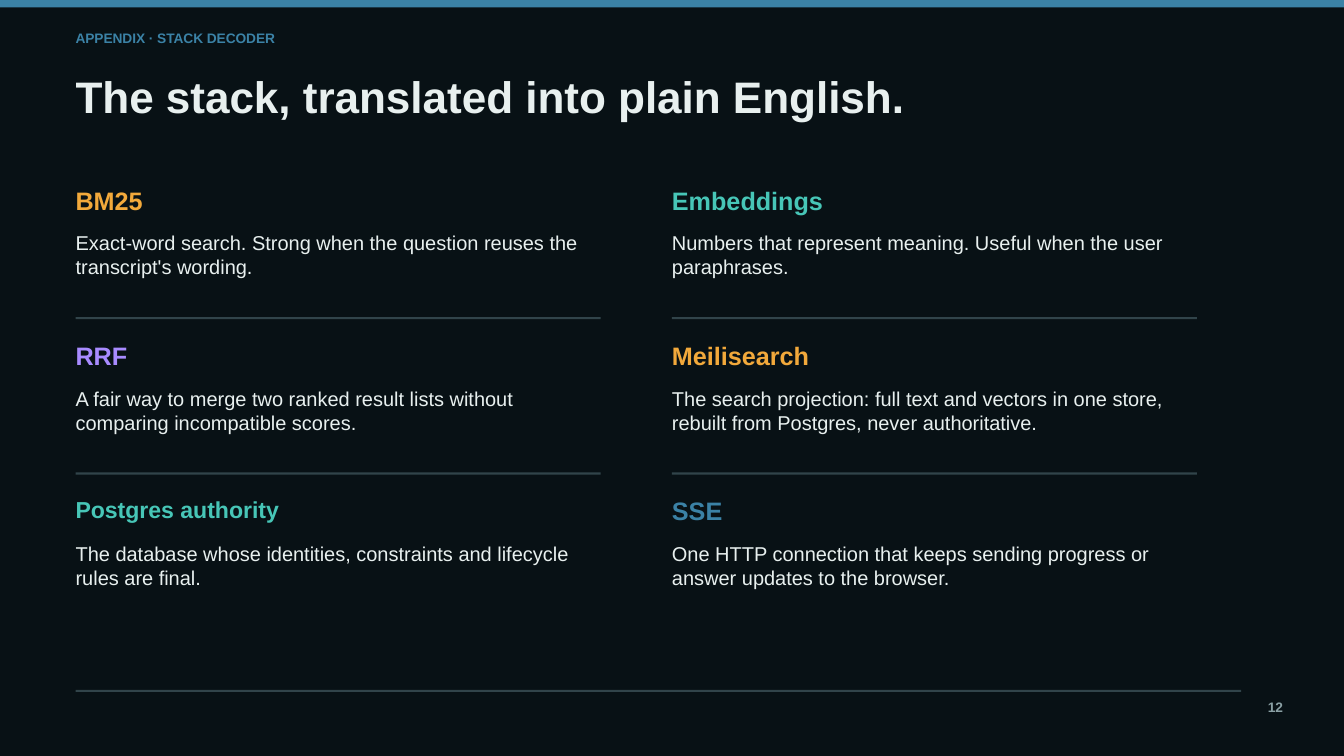
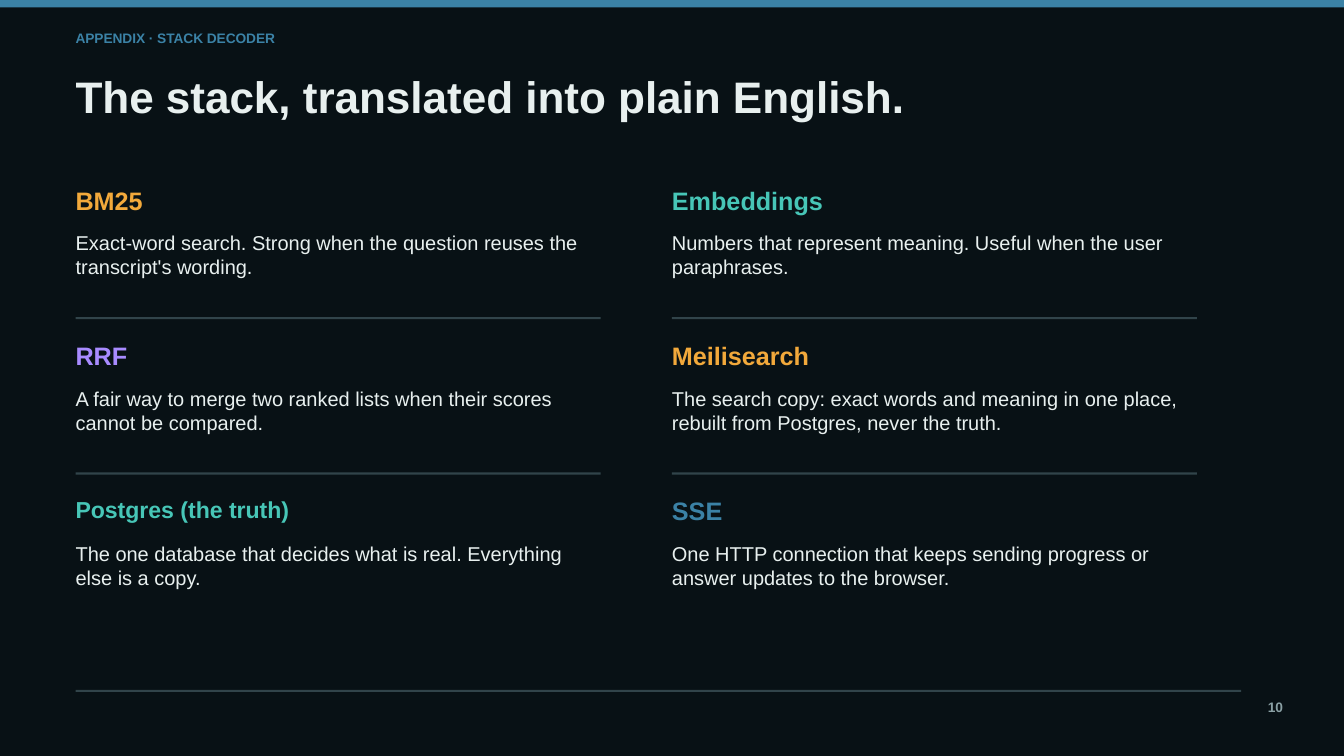
Before and after one commit to tgoeke/july-2026-ai-americas-cohort-meetingminer, a slide deck: slide 10 of docs/MeetingMiner-15-minute-capstone.pptx (slide 12 before the commit). Drawn at 1344x756 pixels with LibreOffice and Linux fonts; fonts in the diff are those of the drawing. Boxes give left, top, right and bottom in pixels: in the first picture for what was removed or moved away, otherwise in the second. Text is boxed around its words. In the diff, an @@ line names an element or a change of style, - is before the commit and + after.

```diff
--- a/docs/MeetingMiner-15-minute-capstone.pptx
+++ b/docs/MeetingMiner-15-minute-capstone.pptx
@@ text at box(76, 391, 552, 434): text changed @@
-A fair way to merge two ranked result lists without comparing incompatible scores.
+A fair way to merge two ranked lists when their scores cannot be compared.
@@ text at box(672, 391, 1177, 434): text changed @@
-The search projection: full text and vectors in one store, rebuilt from Postgres, never authoritative.
+The search copy: exact words and meaning in one place, rebuilt from Postgres, never the truth.
@@ text at box(76, 501, 289, 523): text changed @@
-Postgres authority
+Postgres (the truth)
@@ text at box(76, 546, 561, 589): text changed @@
-The database whose identities, constraints and lifecycle rules are final.
+The one database that decides what is real. Everything else is a copy.
@@ text at box(1268, 702, 1283, 712): text changed @@
-12
+10
```
Also in this commit, not shown: 10 other slides changed, 1 slide added, 3 slides removed.
